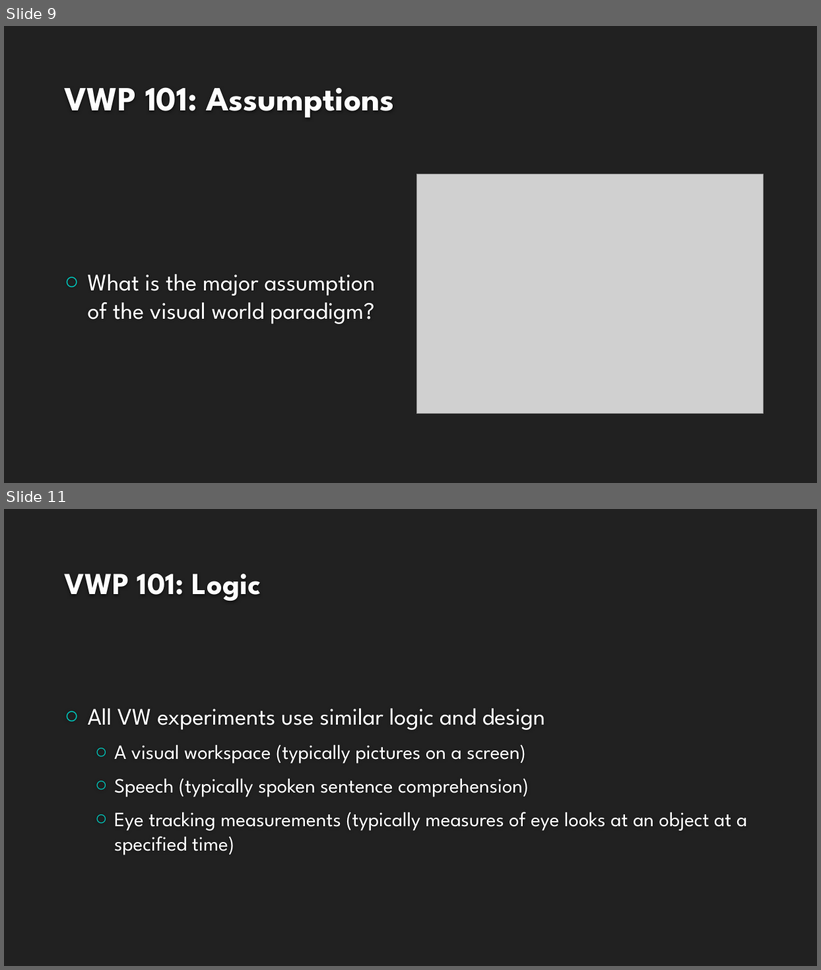
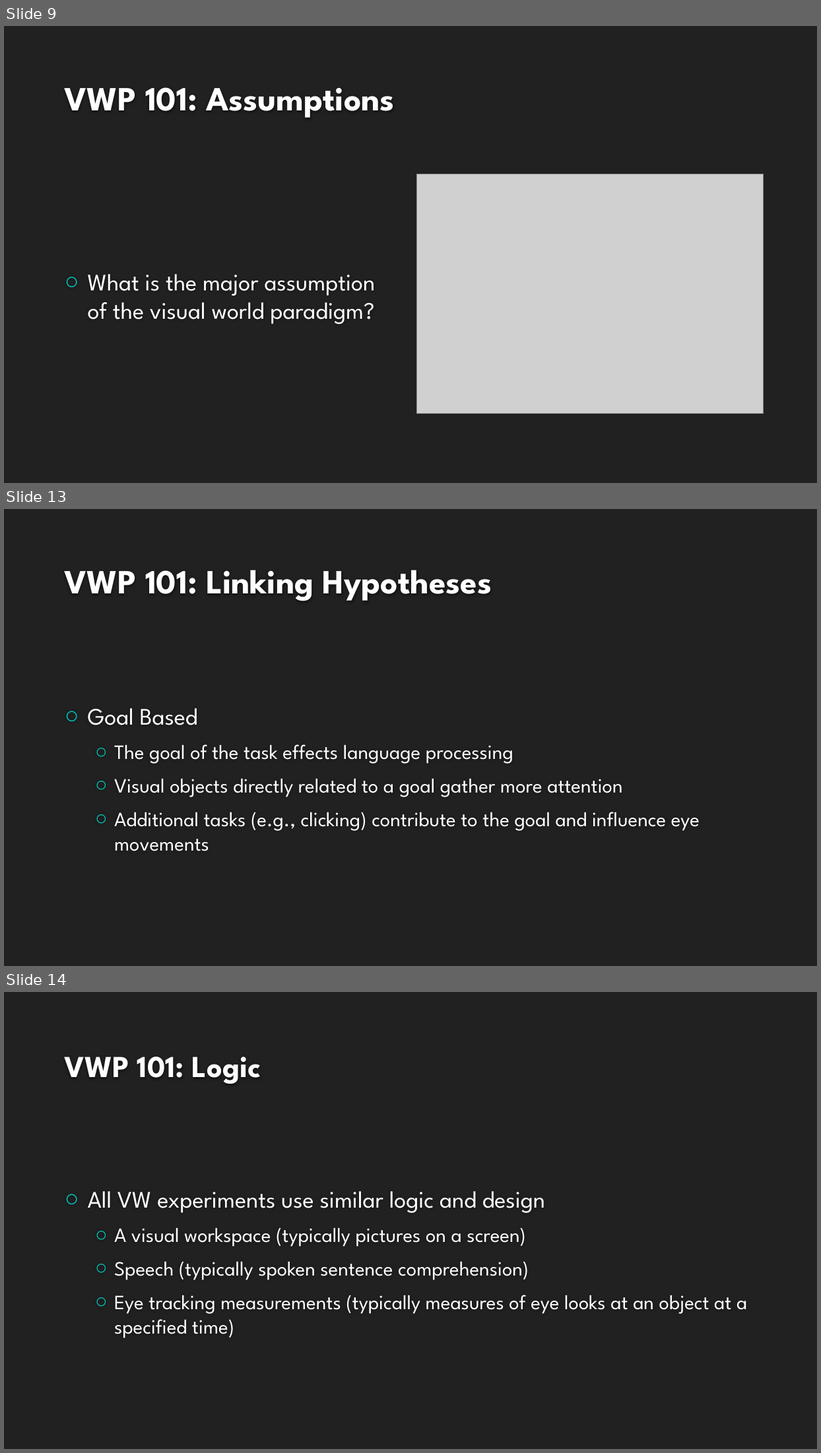
Before and after one commit to allisoct/ETLR23-24, a slide deck: slides/Day3.pptx. Shown one above the other, each under a label of ours: slides 9 and 11 before the commit, slides 9, 13 and 14 after it; the slides between them are not shown. The pictures are 821x970 and 821x1453 pixels, drawn with LibreOffice and Linux fonts; fonts in the diff are those of the drawing; grey boxes stand for pictures; background and template pictures are left out. Boxes give left, top, right and bottom in pixels: in the first picture for what was removed or moved away, otherwise in the second. Text is boxed around its words. In the diff, an @@ line names an element or a change of style, - is before the commit and + after.

```diff
--- a/slides/Day3.pptx
+++ b/slides/Day3.pptx
@@ slide 13 added at bbox=[4, 509, 817, 966], background #212121 @@
@@ title added at bbox=[64, 570, 492, 601], 40 pt, text #FEFEFE, bold @@
+VWP 101: Linking Hypotheses
@@ text added at bbox=[88, 708, 700, 852], 24 pt, text #FFFFFF @@
+○ Goal Based
+  ○ The goal of the task effects language processing
+  ○ Visual objects directly related to a goal gather more attention
+  ○ Additional tasks (e.g., clicking) contribute to the goal and influence eye movements
@@ what was slide 11 is now slide 14 @@
```
Also in this commit, not shown: 6 slides changed, 3 other slides added.
